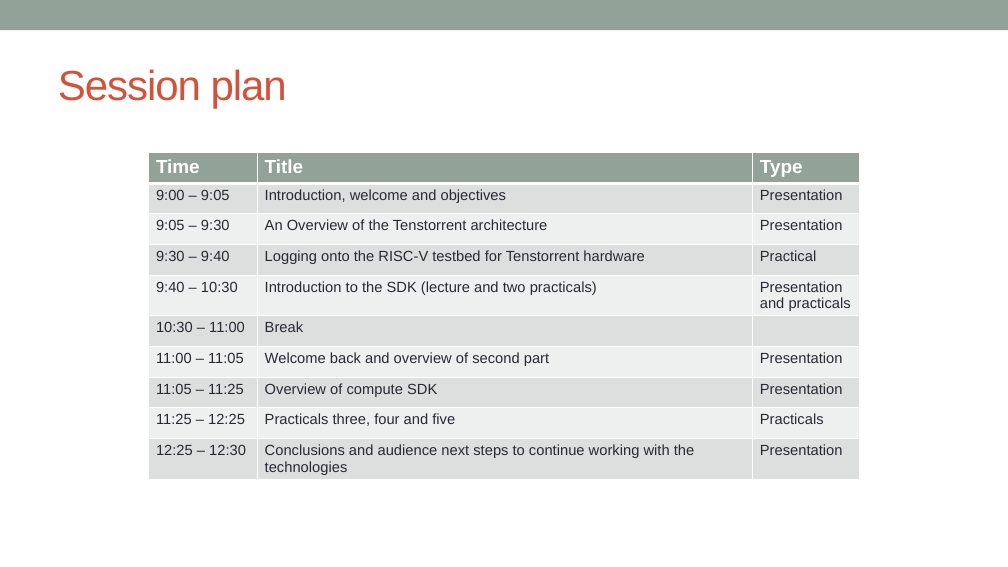
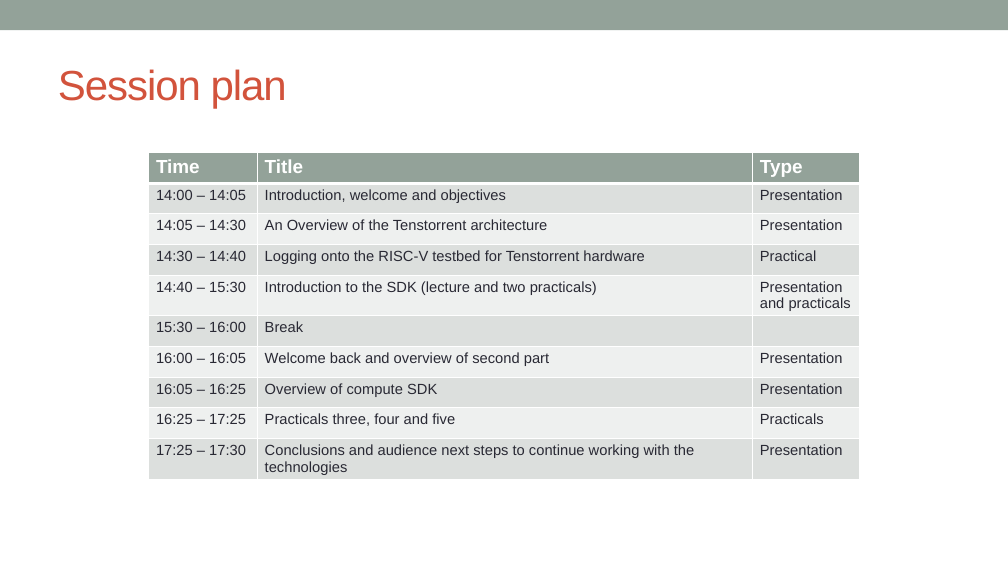
Before and after one commit to owainkenwayucl/tt-tutorial, a slide deck: slide 5 of lectures/src/Welcome and overview.pptx. Drawn at 1008x567 pixels with LibreOffice and Linux fonts; fonts in the diff are those of the drawing. Boxes give left, top, right and bottom in pixels: in the first picture for what was removed or moved away, otherwise in the second. Text is boxed around its words. In the diff, an @@ line names an element or a change of style, - is before the commit and + after.

```diff
--- a/lectures/src/Welcome and overview.pptx
+++ b/lectures/src/Welcome and overview.pptx
@@ table at [148,153,860,484] @@
-row 2, column 1: 9:00 – 9:05
+row 2, column 1: 14:00 – 14:05
-row 3, column 1: 9:05 – 9:30
+row 3, column 1: 14:05 – 14:30
-row 4, column 1: 9:30 – 9:40
+row 4, column 1: 14:30 – 14:40
-row 5, column 1: 9:40 – 10:30
+row 5, column 1: 14:40 – 15:30
-row 6, column 1: 10:30 – 11:00
+row 6, column 1: 15:30 – 16:00
-row 7, column 1: 11:00 – 11:05
+row 7, column 1: 16:00 – 16:05
-row 8, column 1: 11:05 – 11:25
+row 8, column 1: 16:05 – 16:25
-row 9, column 1: 11:25 – 12:25
+row 9, column 1: 16:25 – 17:25
-row 10, column 1: 12:25 – 12:30
+row 10, column 1: 17:25 – 17:30
```
Also in this commit, not shown: 1 other slide changed, 3 other files.
